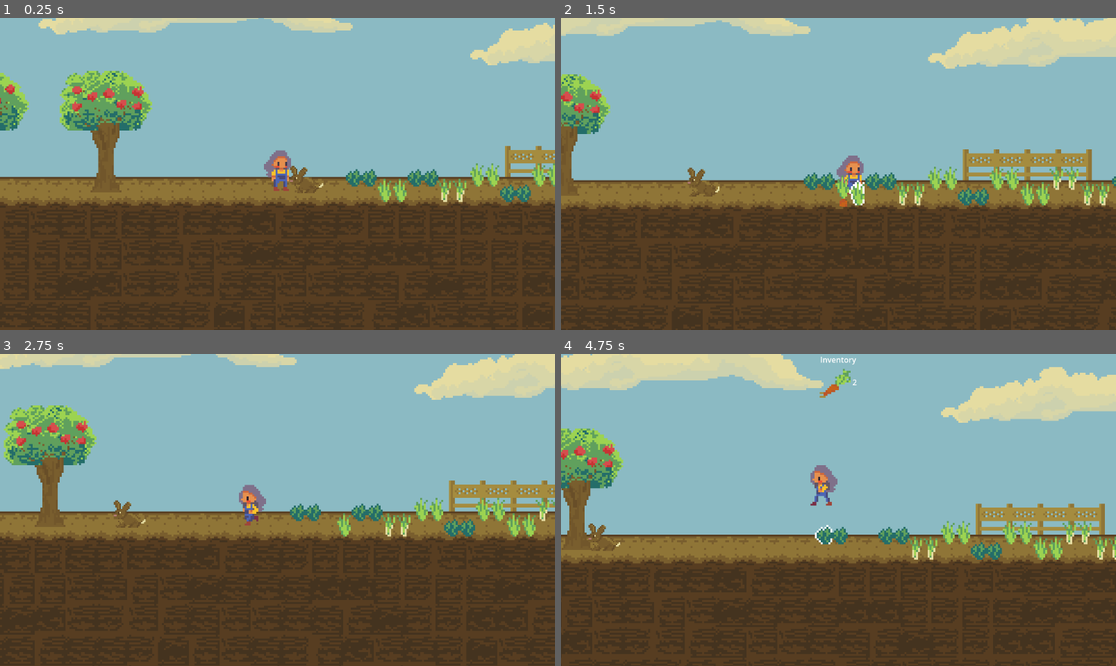
Above: before the commit, frames 1-4 (two rows, left to right).
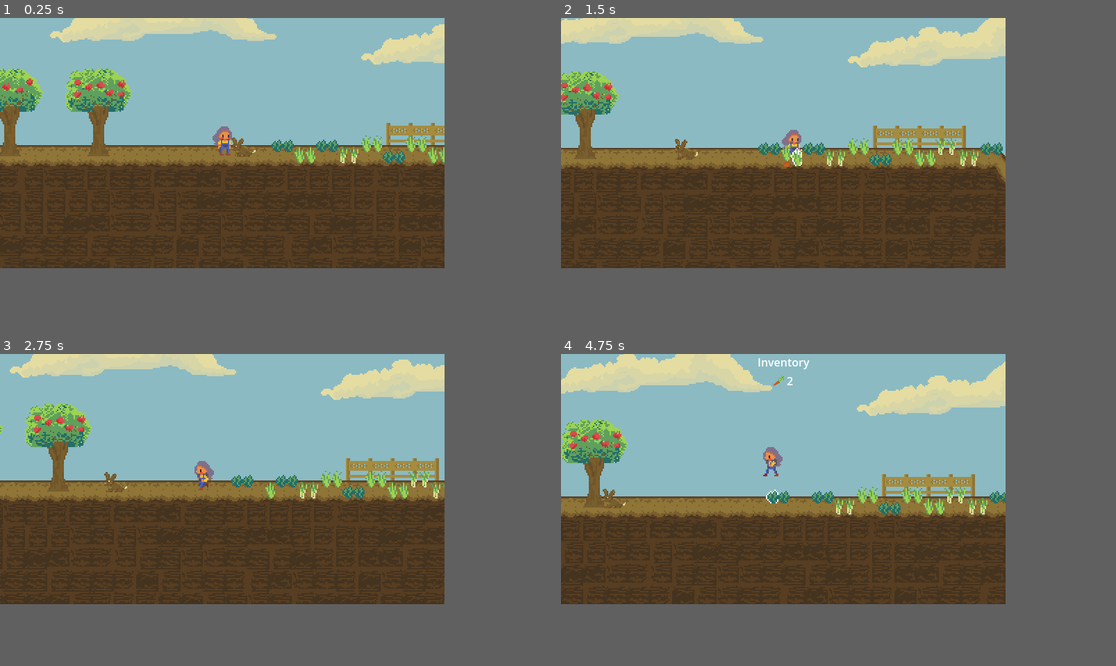
Above: after the commit, the same moments.

Repository: BrandonManuel/garden-game
Game: Godot game, scene res://Assets/Scenes/garden.tscn
Same seed, same stepped clock (60 frames per second), same inputs: the game is played once before the commit and once after it.
Inputs:
- Up to frame 1 (0.25 s): no input
- Up to frame 2 (1.5 s): hold Shift (run) 0.53-1.28 s; hold Right (walk_right) from 0.53 s (still down); tap Space (jump) at 0.77 s; tap E (pick_up) at 1.35 s
- Up to frame 3 (2.75 s): tap Space (jump) at 1.52 s; tap Shift (run) at 1.55 s; release Right (walk_right) at 2.03 s; hold Left (walk_left) from 2.03 s (still down); hold Shift (run) from 2.03 s (still down)
- Up to frame 4 (4.75 s): release Left (walk_left) at 2.78 s; release Shift (run) at 2.78 s; hold Right (walk_right) 2.78-4.28 s; tap Shift (run) at 2.85, 4.35 s; tap Space (jump) at 3.02, 3.77, 4.52 s; hold Shift (run) 3.53-4.28 s; tap E (pick_up) at 3.6 s; tap Tab (inventory) at 4.15 s; hold Left (walk_left) from 4.28 s (still down)
In our replay, the window is 799x449 before the commit and 640x360 after it. These sizes can differ from the game's own. Grey fills any space a smaller window leaves; there, only what the larger window draws over its background counts as a difference.

The runs differ from the first frame. In frame 1, 34% of the frame differs, in the area x 0-100%, y 0-61%; in frame 2, 34%; in frame 3, 34%; in frame 4, 38%, in the area x 0-100%, y 0-68%.

Commit message:
Fixes for window and UI scaling

Diff:
--- a/Assets/Scenes/garden.tscn
+++ b/Assets/Scenes/garden.tscn
@@ -1099,7 +1099,7 @@
 tile_map_data = PackedByteArray("AAAEAAEAAQAUAAwAAAAFAAEAAQAVAAwAAAAGAAEAAQAVAAwAAAAHAAEAAQAVAAwAAAAIAAEAAQAWAAwAAAA=")
 tile_set = SubResource("TileSet_lsphe")
 
-[node name="BackgroundVegetableLayer2" type="TileMapLayer" parent="Layers" unique_id=578020]
+[node name="BackgroundVegetableLayer" type="TileMapLayer" parent="Layers" unique_id=578020]
 z_index = -2
 tile_map_data = PackedByteArray("AAAUAAQAAAAAAAAABQAVAAQAAAAAAAAABQAVAAUAAgAAAA8AAAAWAAQAAAAAAAAABQAYAAQAAAAAAAAABQAZAA …(208 unchanged characters)…
 tile_set = SubResource("TileSet_4cavu")
@@ -1110,7 +1110,7 @@
 tile_map_data = PackedByteArray("AAAUAAQAAAAAAAAABQAVAAQAAAAAAAAABQAYAAQAAAAAAAAABQAdAAQAAAAAAAAABQD//wIAAAAAAAAAAgABAAIAAAAAAAAAAgADAAIAAAAAAAAAAQAFAAIAAAAAAAAAAQAHAAIAAAAAAAAAAwAJAAIAAAAAAAAAAgAcAAQAAAAAAAAABQAZAAQAAAAAAAAABQA=")
 tile_set = SubResource("TileSet_4cavu")
 
-[node name="ForegroundVegetableLayer2" type="TileMapLayer" parent="Layers" unique_id=1745187350]
+[node name="ForegroundVegetableLayer" type="TileMapLayer" parent="Layers" unique_id=1745187350]
 z_index = 10
 z_as_relative = false
 position = Vector2(0, 8)
--- a/Assets/Scenes/player.tscn
+++ b/Assets/Scenes/player.tscn
@@ -269,7 +269,7 @@
 shape = SubResource("CircleShape2D_bvpys")
 
 [node name="Camera2D" type="Camera2D" parent="." unique_id=1118620001]
-zoom = Vector2(4, 4)
+zoom = Vector2(2, 2)
 process_callback = 0
 position_smoothing_enabled = true
 
--- a/Assets/Scripts/gui_inventory.gd
+++ b/Assets/Scripts/gui_inventory.gd
@@ -26,7 +26,8 @@
 		var divider: TextureRect  = TextureRect.new()
 		divider.texture = divider_icon
 		divider.stretch_mode = TextureRect.STRETCH_KEEP_ASPECT_CENTERED
-		divider.custom_minimum_size = Vector2(64, 64)
+		divider.custom_minimum_size = Vector2(16, 16)
+
 		add_child(divider)
 		move_child(divider, len(get_children()) - 2)
 
--- a/Assets/Scripts/inventory_item.gd
+++ b/Assets/Scripts/inventory_item.gd
@@ -14,7 +14,8 @@
 	_icon = TextureRect.new()
 	_icon.texture = _data.icon
 	_icon.stretch_mode = TextureRect.STRETCH_KEEP_ASPECT_CENTERED
-	_icon.custom_minimum_size = Vector2(64, 64)
+	_icon.expand_mode = TextureRect.EXPAND_IGNORE_SIZE
+	_icon.custom_minimum_size = Vector2(16, 16)
 
 	num_items = 0
 
--- a/project.godot
+++ b/project.godot
@@ -13,11 +13,18 @@
 config/name="garden"
 run/main_scene="uid://cf1ej30mthxe"
 config/features=PackedStringArray("4.6", "Forward Plus")
+run/max_fps=180
 config/icon="res://icon.svg"
 
 [autoload]
 
 Inventory="*uid://bg4i8svce6txd"
+
+[display]
+
+window/size/viewport_width=640
+window/size/viewport_height=360
+window/stretch/mode="viewport"
 
 [dotnet]
 
